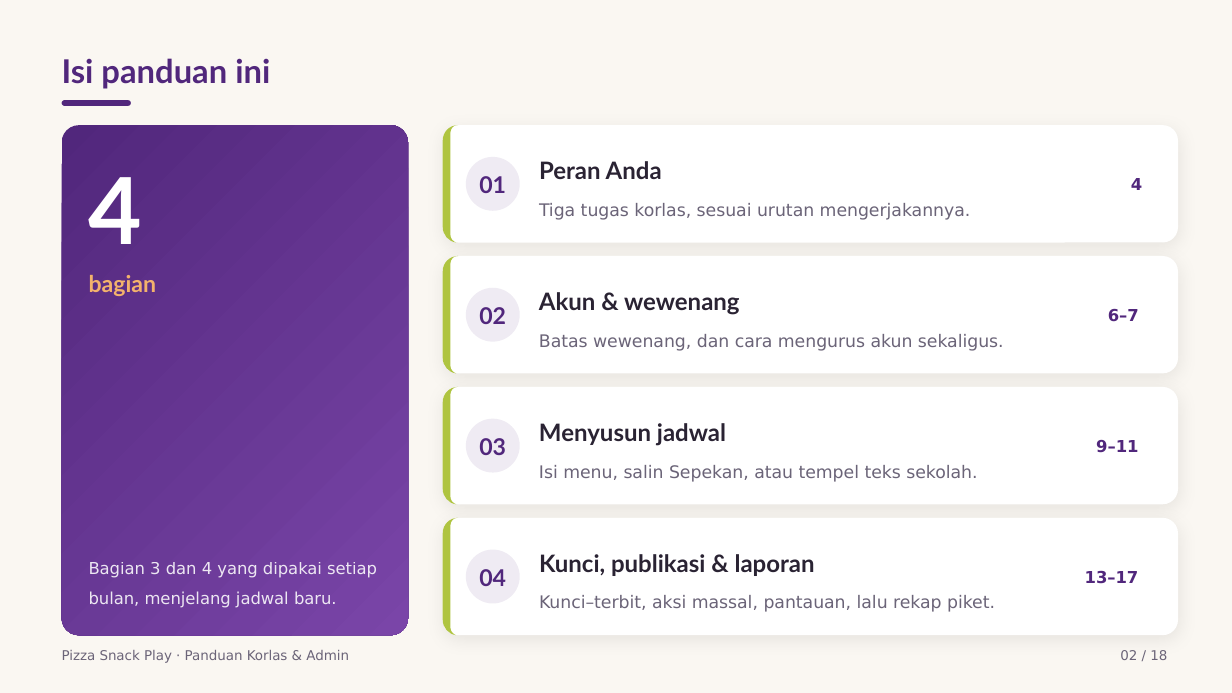
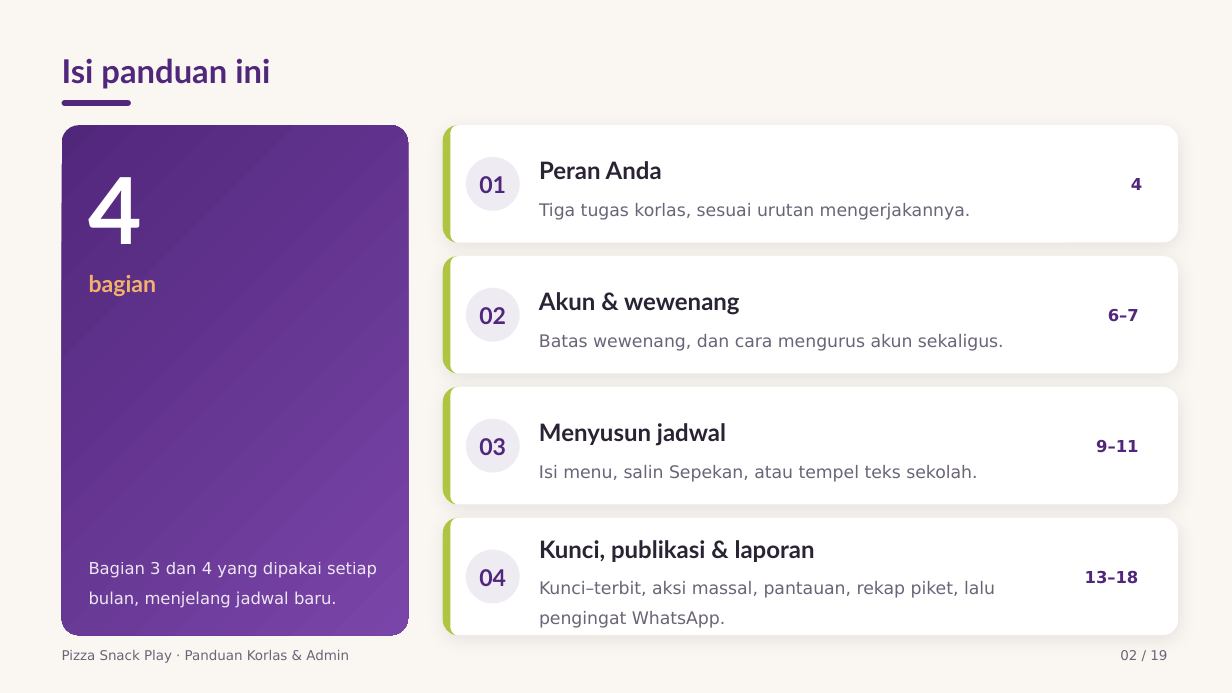
Before and after one commit to KU-JakartaTimur/pizza-snack-play, a slide deck: slide 2 of docs/Panduan Korlas dan Admin Pizza Snack Play/Panduan Korlas dan Admin Pizza Snack Play.pptx. Drawn at 1232x693 pixels with LibreOffice and Linux fonts; fonts in the diff are those of the drawing. Boxes give left, top, right and bottom in pixels: in the first picture for what was removed or moved away, otherwise in the second. Text is boxed around its words. In the diff, an @@ line names an element or a change of style, - is before the commit and + after.

```diff
--- a/docs/Panduan Korlas dan Admin Pizza Snack Play/Panduan Korlas dan Admin Pizza Snack Play.pptx
+++ b/docs/Panduan Korlas dan Admin Pizza Snack Play/Panduan Korlas dan Admin Pizza Snack Play.pptx
@@ text "Kunci, publikasi & laporan": place and size @@
-text "Kunci, publikasi & laporan" at (539,554,815,576)
+text "Kunci, publikasi & laporan" at (539,540,815,562)
@@ text at (539,581,995,628): text changed @@
-Kunci–terbit, aksi massal, pantauan, lalu rekap piket.
+Kunci–terbit, aksi massal, pantauan, rekap piket, lalu pengingat WhatsApp.
@@ text at (1085,570,1139,584): text changed @@
-13–17
+13–18
```
Also in this commit, not shown: 11 other slides changed, 1 slide added, 37 other files.
